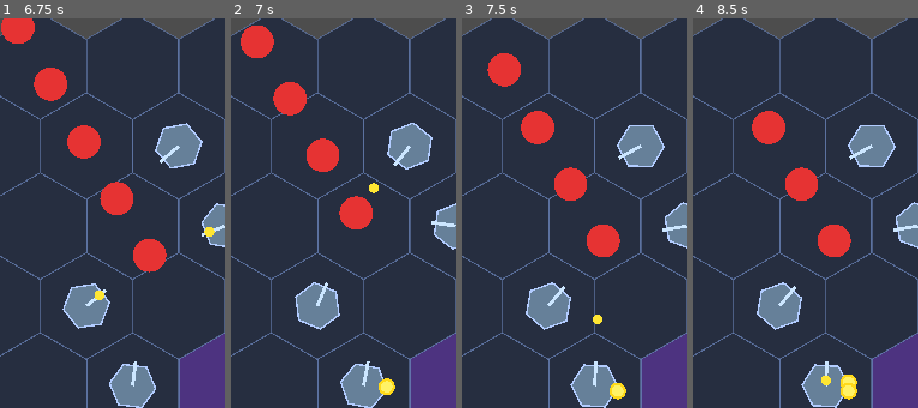
Above: before the commit, frames 1-4 (left to right).
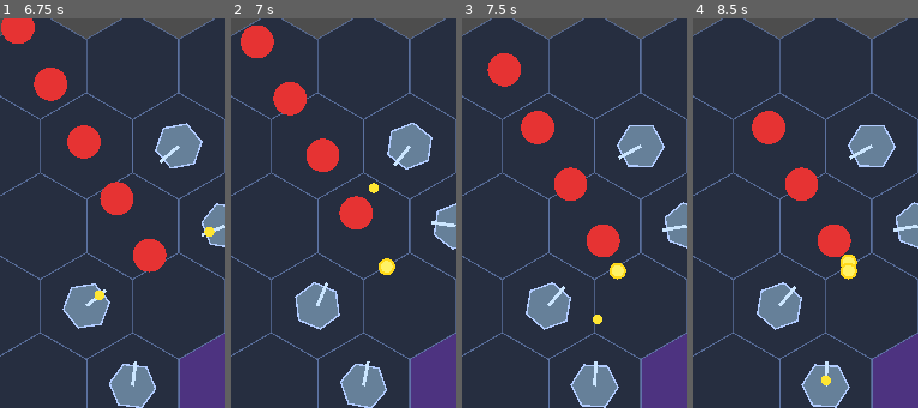
Above: after the commit, the same moments.

Repository: Shiroyasha21/invasion-game
Game: Godot game, scene res://scenes/game/Game.tscn
Same seed, same stepped clock (60 frames per second), same inputs: the game is played once before the commit and once after it.
Inputs (mouse positions are % of the whole screen's width and height, from its top left):
- Up to frame 1 (6.75 s): tap Enter at 0.5, 2 s; move the mouse to (72, 46) at 0.52 s; click (72, 46) at 0.67 s; tap Space at 1.25, 3.5 s; drag from (30, 56) to (45, 72) at 1.27 s; move the mouse to (60, 29) at 2.02 s; click (60, 29) at 2.17 s; drag from (45, 72) to (20, 36) at 2.77 s; move the mouse to (80, 67) at 3.52 s; click (80, 67) at 3.67 s; drag from (20, 36) to (35, 26) at 4.27 s; move the mouse to (55, 51) at 5.02 s; click (55, 51) at 5.17 s; drag from (35, 26) to (30, 56) at 5.77 s; move the mouse to (72, 46) at 6.52 s; click (72, 46) at 6.67 s
- Up to frame 2 (7 s): no input
- Up to frame 3 (7.5 s): drag from (30, 56) to (45, 72) at 7.27 s
- Up to frame 4 (8.5 s): move the mouse to (60, 29) at 8.02 s; click (60, 29) at 8.17 s
The pictures show only the part of the screen within x 0-50%, y 4-54%; the shares and areas given below are measured in that part.

Frame 1 is identical in both runs. In frame 2, 0.5% of the frame differs, in the area x 65-73%, y 61-97%; in frame 3, 0.5%; in frame 4, 0.8%, in the area x 65-73%, y 60-98%.

Commit message:
Fix coin spawning at wrong position after enemy death

Diff:
--- a/invasion-game/scripts/enemies/enemy_base.gd
+++ b/invasion-game/scripts/enemies/enemy_base.gd
@@ -66,6 +66,7 @@
 	get_tree().current_scene.add_child(coin)
 	coin.global_position = global_position
 	coin.add_to_group("coins")
+	coin.set_origin(global_position)
 
 
 func _on_reached_center() -> void:
--- a/invasion-game/scripts/systems/coin.gd
+++ b/invasion-game/scripts/systems/coin.gd
@@ -11,8 +11,8 @@
 const SUCK_SPEED := 500.0
 
 
-func _ready() -> void:
-	_origin = global_position
+func set_origin(pos: Vector2) -> void:
+	_origin = pos
 
 
 func _process(delta: float) -> void:
